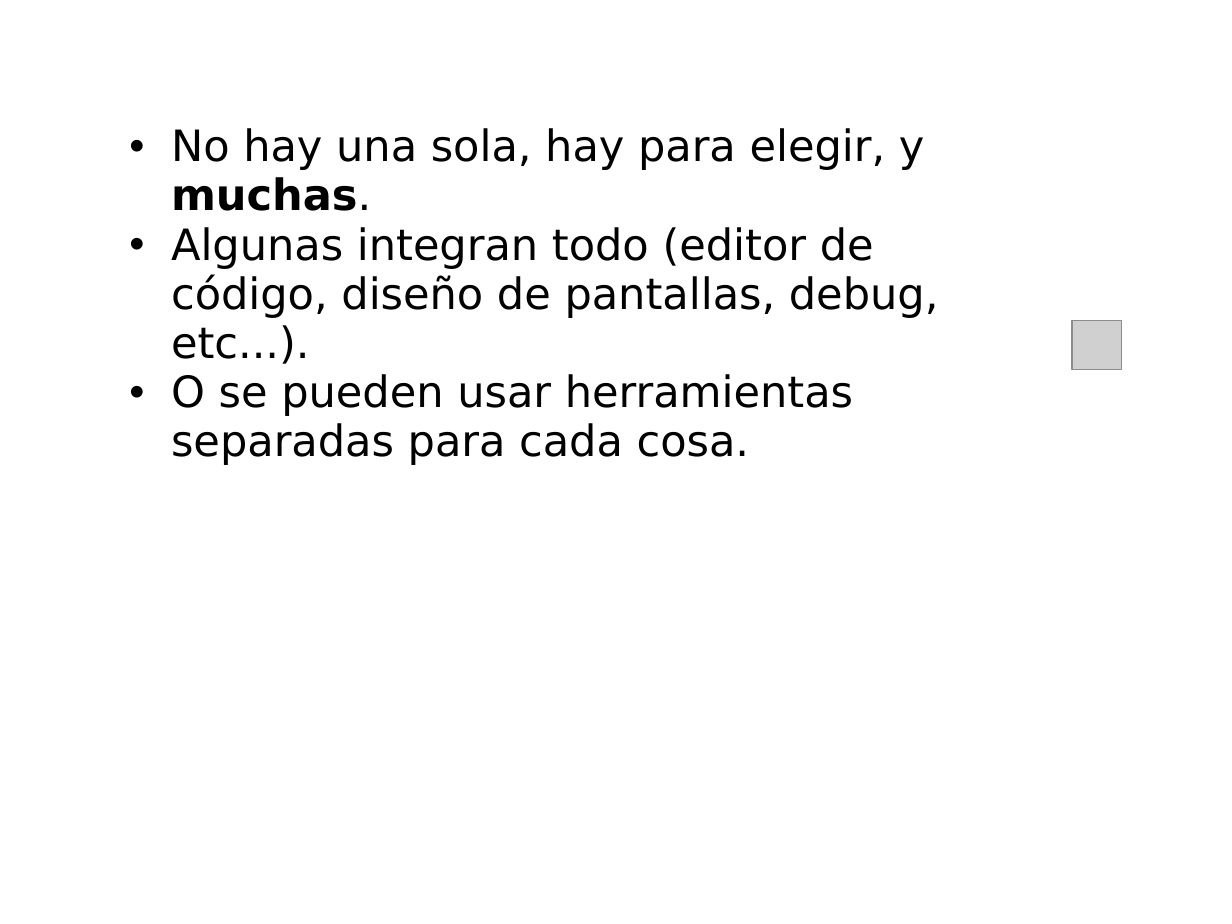
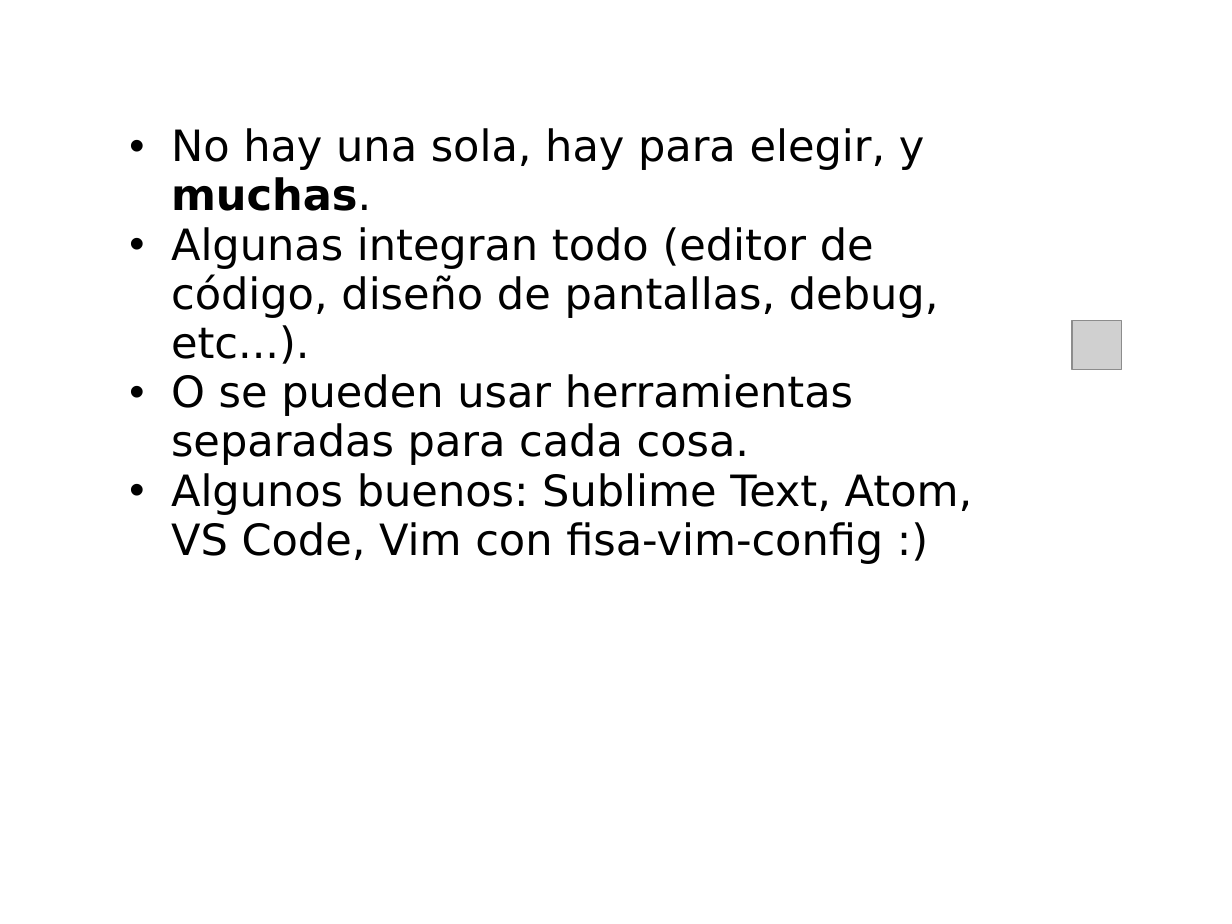
Before and after one commit to fisadev/talks, a slide deck: slide 16 of intro-python/intro-python.odp (slide 15 before the commit). Drawn at 1232x924 pixels with LibreOffice and Linux fonts; fonts in the diff are those of the drawing; grey boxes stand for pictures; background and template pictures are left out. Boxes give left, top, right and bottom in pixels: in the first picture for what was removed or moved away, otherwise in the second. Text is boxed around its words. In the diff, an @@ line names an element or a change of style, - is before the commit and + after.

```diff
--- a/intro-python/intro-python.odp
+++ b/intro-python/intro-python.odp
@@ subtitle at (171, 473, 973, 564): paragraph added @@
+  • Algunos buenos: Sublime Text, Atom, VS Code, Vim con fisa-vim-config :)
```
Also in this commit, not shown: 6 other slides changed, 1 slide added, 1 other file.
